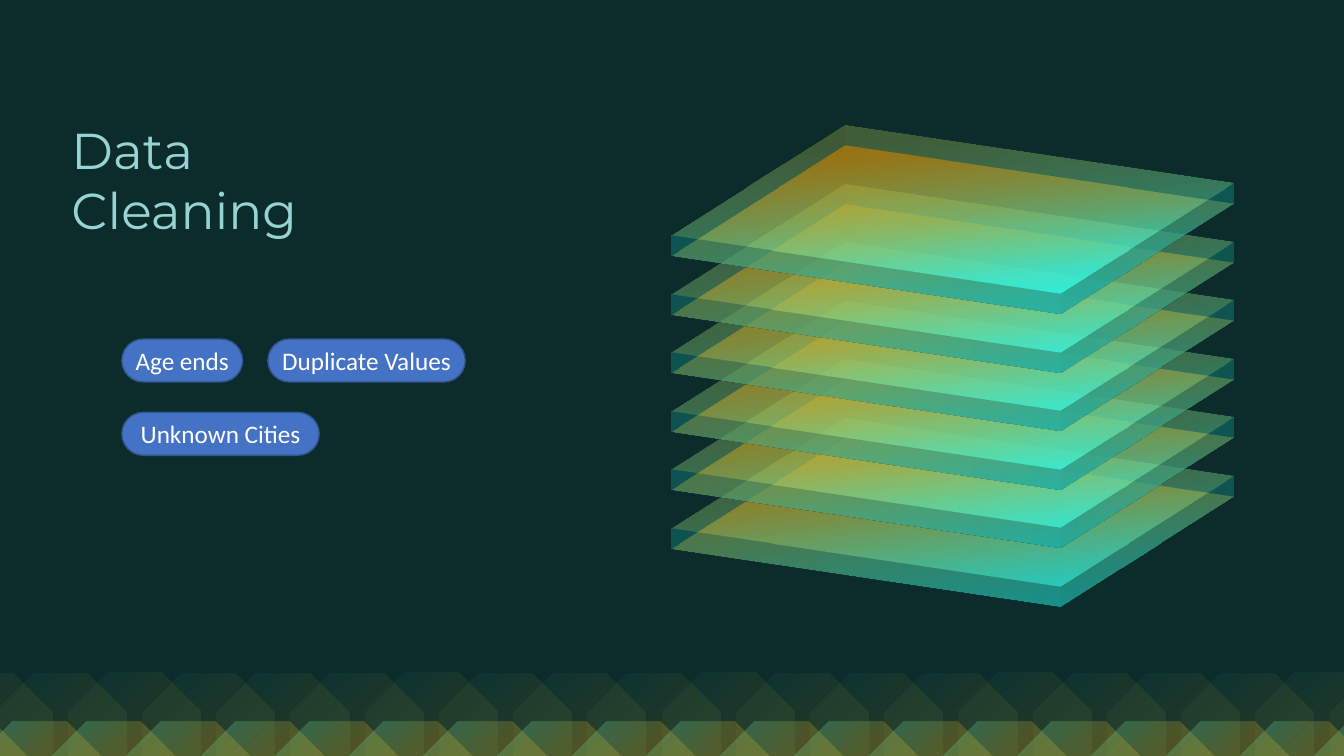
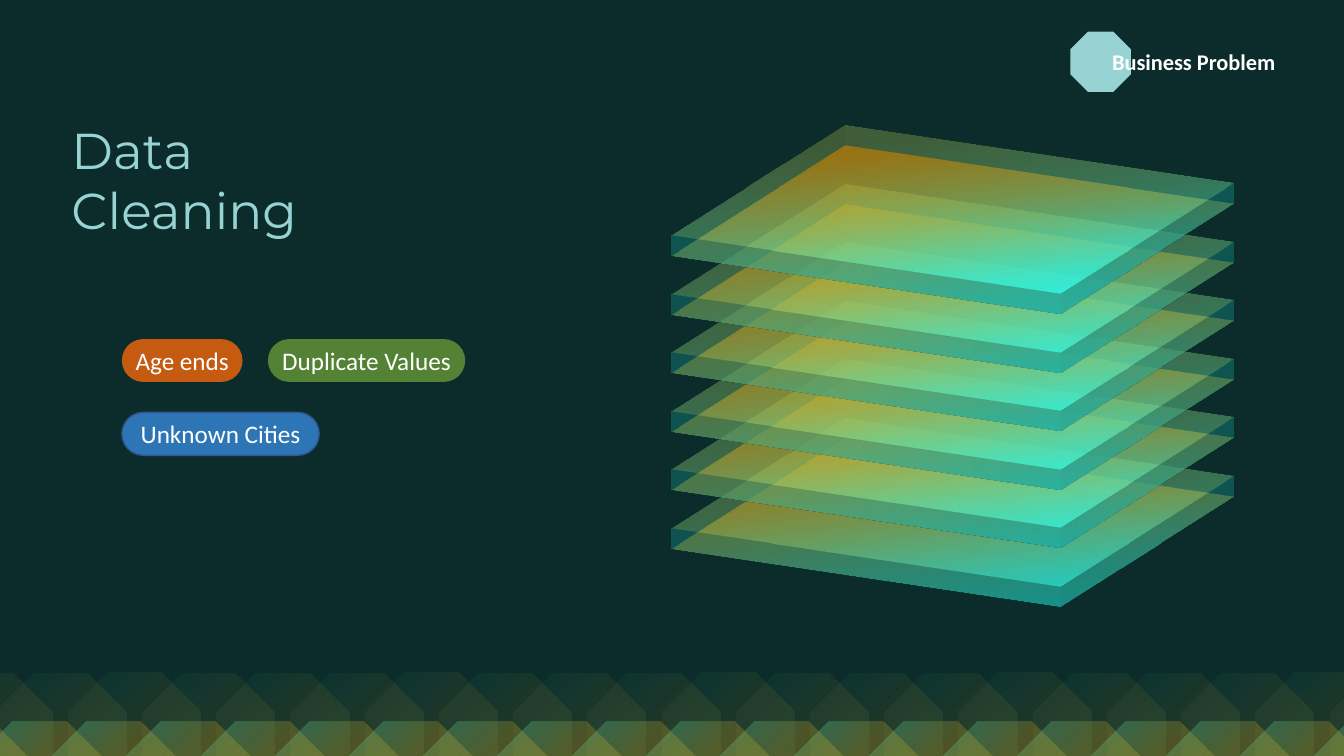
Before and after one commit to mjaali/R-Squad, a slide deck: slide 10 of Assets/R squad Project Presentation.pptx (slide 8 before the commit). Drawn at 1344x756 pixels with LibreOffice and Linux fonts; fonts in the diff are those of the drawing. Boxes give left, top, right and bottom in pixels: in the first picture for what was removed or moved away, otherwise in the second. Text is boxed around its words. In the diff, an @@ line names an element or a change of style, - is before the commit and + after.

Commit message:
Presentation update

```diff
--- a/Assets/R squad Project Presentation.pptx
+++ b/Assets/R squad Project Presentation.pptx
@@ octagon added at box(1071, 31, 1131, 92), fill #98D3D3, 16 pt, text #FFFFFF, bold @@
+Business Problem
@@ rounded rectangle "Age ends" at box(122, 339, 243, 382): fill #4472C4 to #C55A11; outline #325491 1 pt to none @@
@@ rounded rectangle "Duplicate Values" at box(268, 339, 466, 382): fill #4472C4 to #548235; outline #325491 1 pt to none @@
@@ rounded rectangle "Unknown Cities" at box(122, 412, 320, 456): fill #4472C4 to #2E75B6 @@
```
Also in this commit, not shown: 5 other slides changed, 9 slides added, 1 slide removed, 5 other files.
